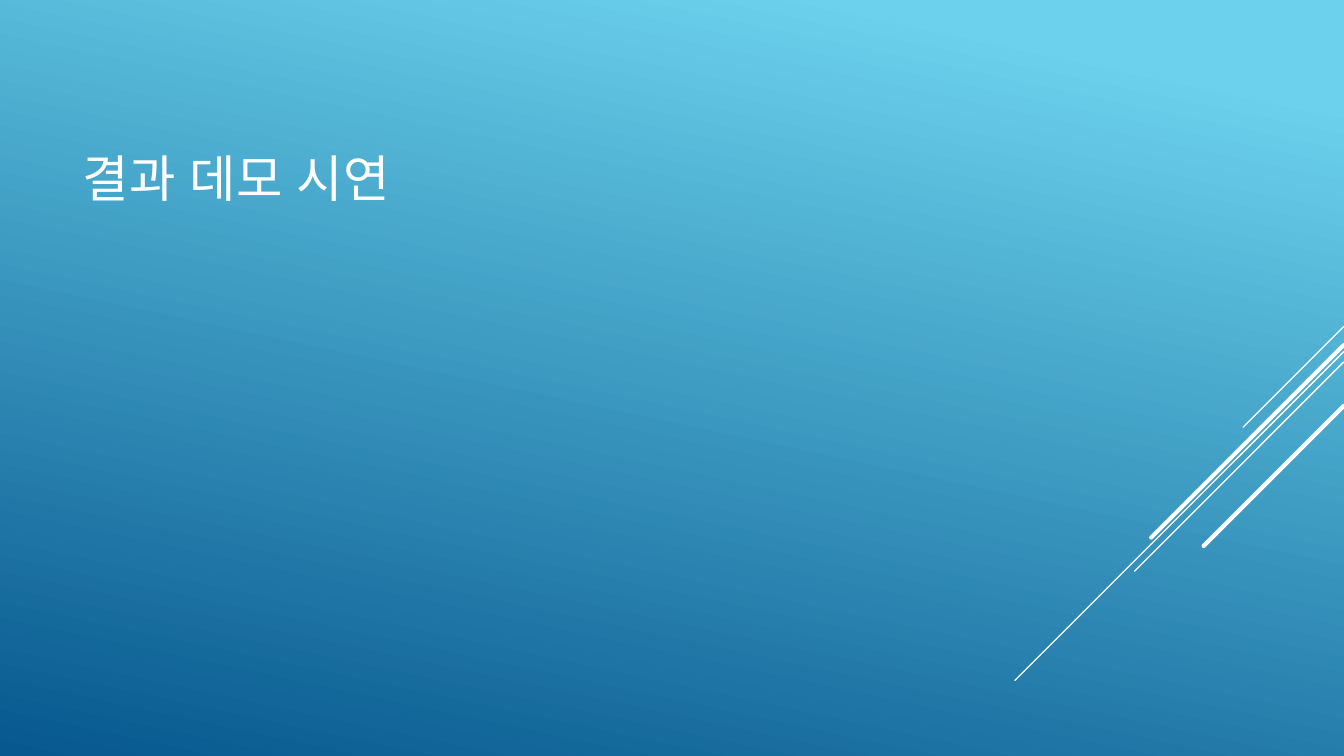
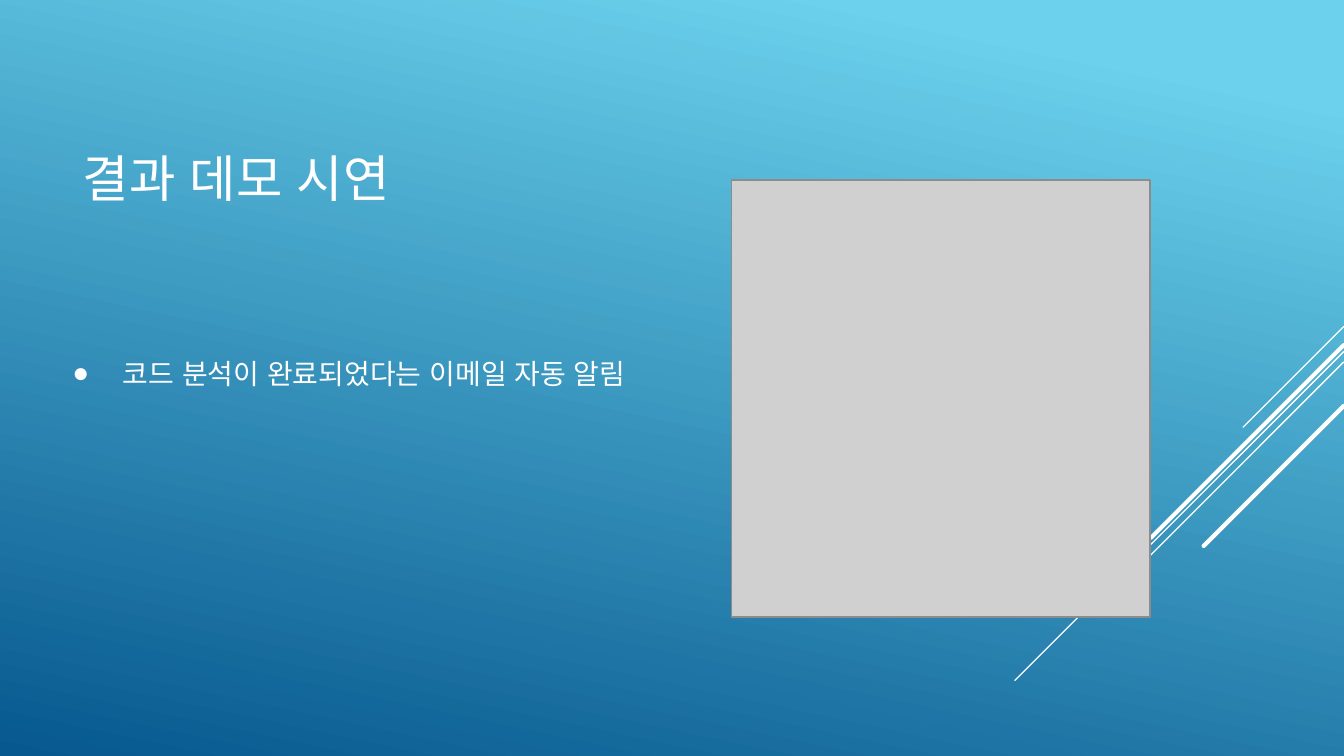
Before and after one commit to KimJeongHoon190/First_Project, a slide deck: slide 8 of 제출자료/최종 발표 프레젠테이션(김정훈).pptx (slide 7 before the commit). Drawn at 1344x756 pixels with LibreOffice and Linux fonts; fonts in the diff are those of the drawing; grey boxes stand for pictures. Boxes give left, top, right and bottom in pixels: in the first picture for what was removed or moved away, otherwise in the second. Text is boxed around its words. In the diff, an @@ line names an element or a change of style, - is before the commit and + after.

Commit message:
ff

```diff
--- a/제출자료/최종 발표 프레젠테이션(김정훈).pptx
+++ b/제출자료/최종 발표 프레젠테이션(김정훈).pptx
@@ picture added at (x1=731, y1=180, x2=1150, y2=617) @@
@@ text added at (x1=123, y1=361, x2=626, y2=387), 15 pt, text #FFFFFF @@
+● 코드 분석이 완료되었다는 이메일 자동 알림
```
Also in this commit, not shown: 5 other slides changed, 2 slides added, 2 slides removed.
